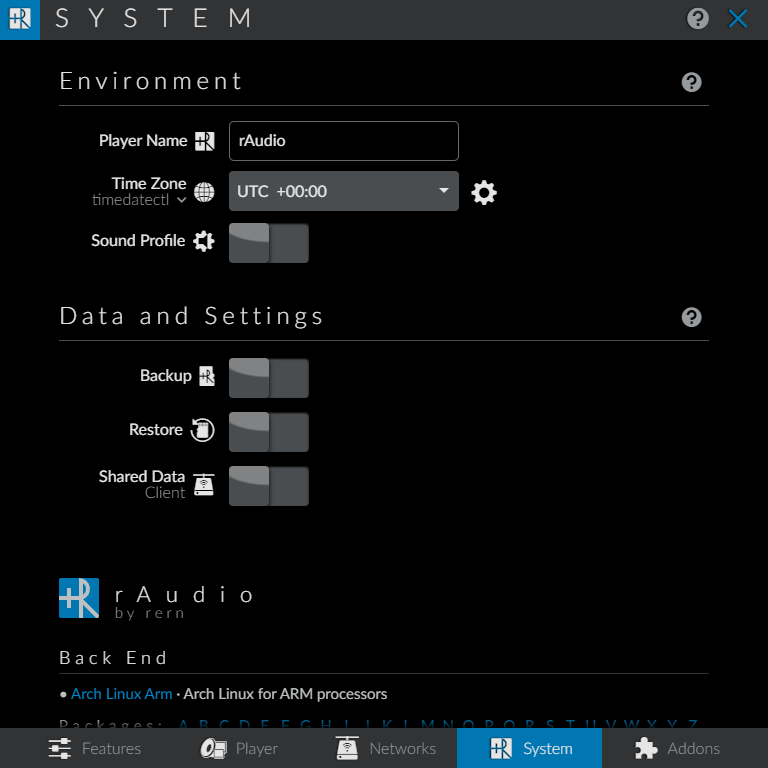
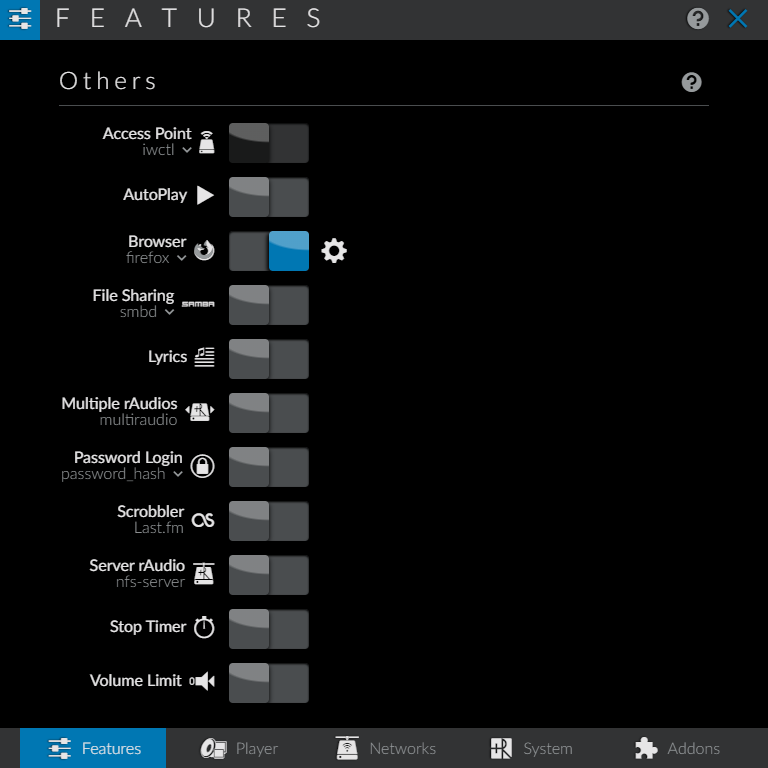
Layers edited between the first and the second (768, 768) image:
hid "55" over left=6, top=6, right=709, bottom=768
showed "49", painted on it over left=6, top=6, right=709, bottom=768
